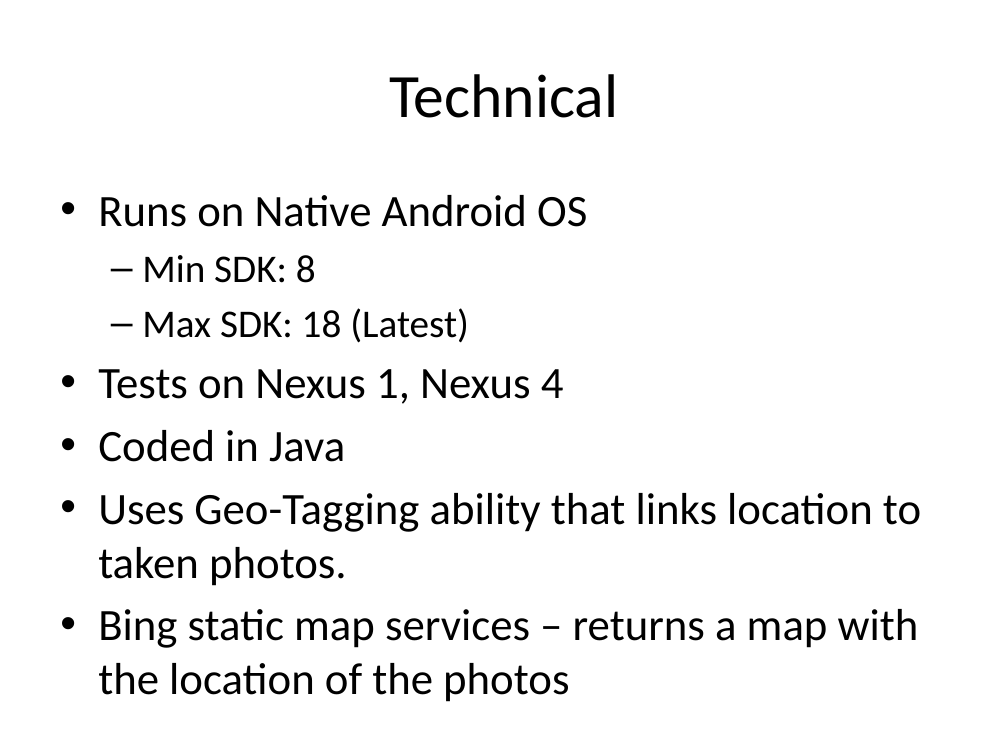
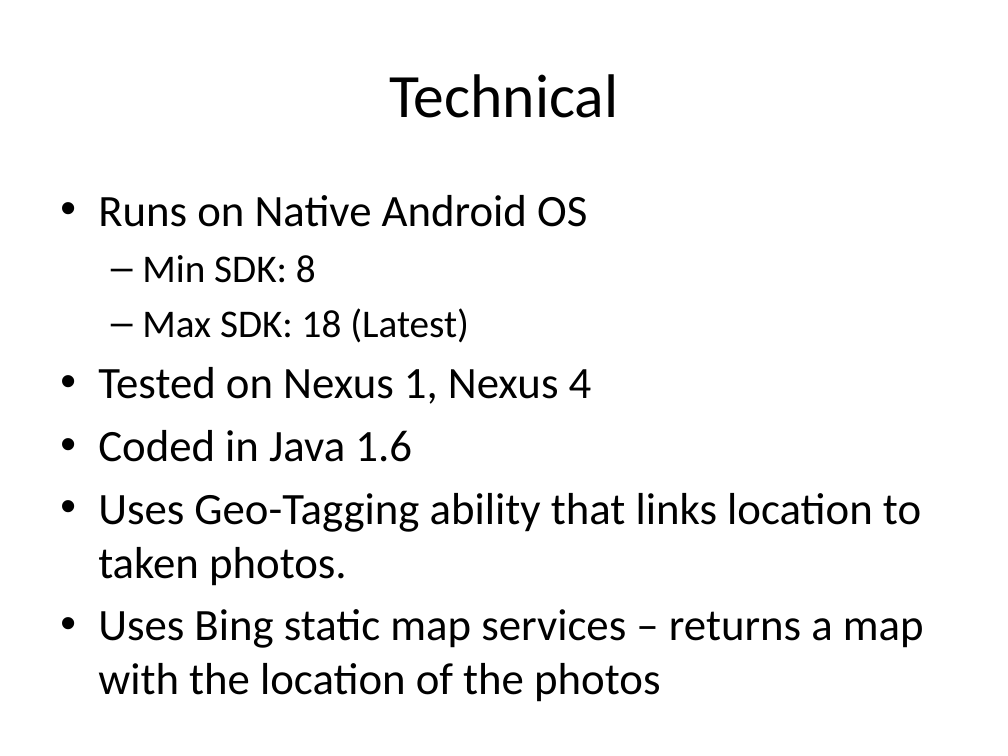
Before and after one commit to ulugbekjs/SummaPhoto, a slide deck: slide 3 of Workshhop_final.pptx. Drawn at 1008x756 pixels with LibreOffice and Linux fonts; fonts in the diff are those of the drawing. Boxes give left, top, right and bottom in pixels: in the first picture for what was removed or moved away, otherwise in the second. Text is boxed around its words. In the diff, an @@ line names an element or a change of style, - is before the commit and + after.

```diff
--- a/Workshhop_final.pptx
+++ b/Workshhop_final.pptx
@@ text at (98, 367, 592, 462): text changed @@
-• Tests on Nexus 1, Nexus 4
-• Coded in Java
+• Tested on Nexus 1, Nexus 4
+• Coded in Java 1.6
@@ text at (98, 609, 924, 695): text changed @@
-• Bing static map services – returns a map with the location of the photos
+• Uses Bing static map services – returns a map with the location of the photos
```
Also in this commit, not shown: 2 other slides changed, 8 other files.
